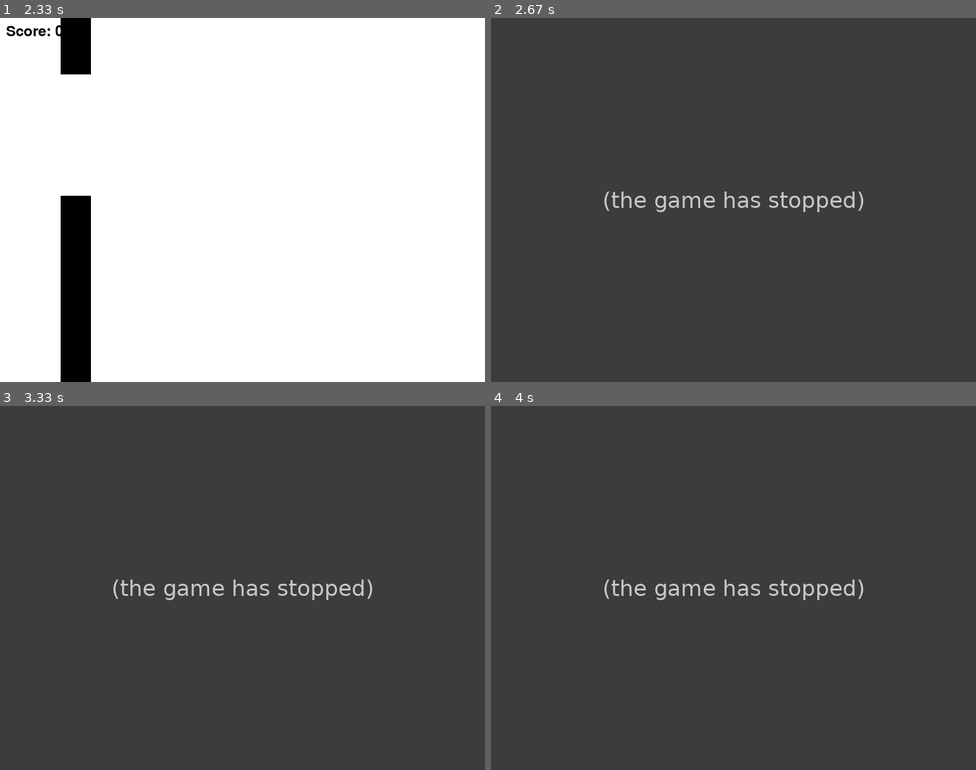
Above: before the commit, frames 1-4 (two rows, left to right).
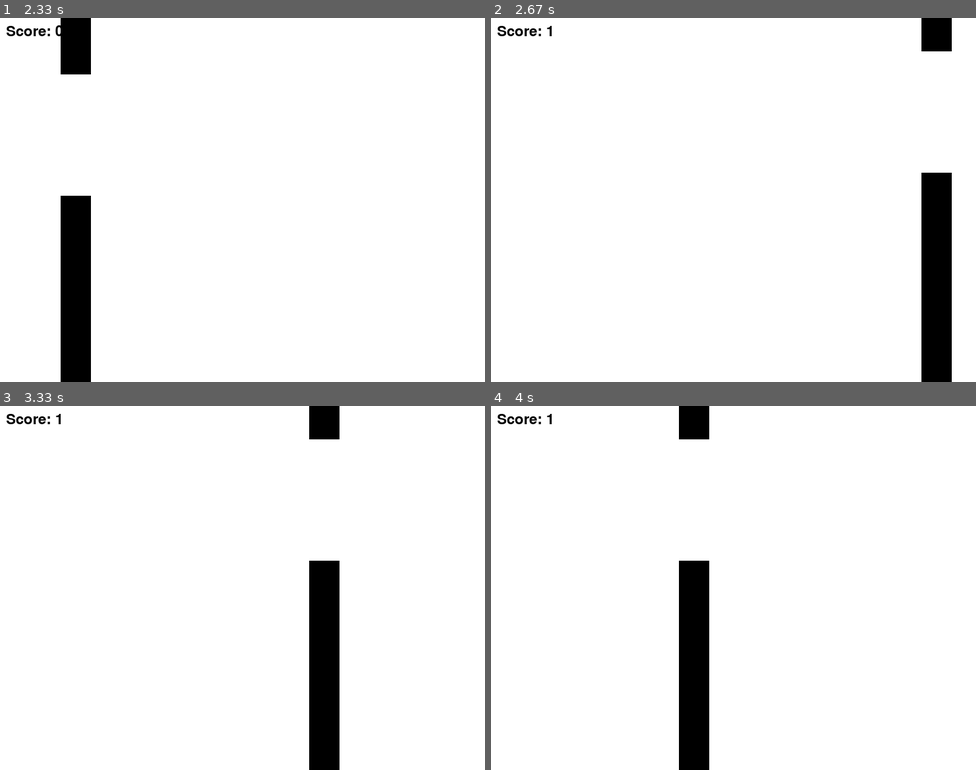
Above: after the commit, the same moments.

Repository: Kenyawaro/Birdy-Fly
Game: pygame game, started from jeu pygame.py
The game is run twice, just before and just after one commit, with the same random seed, the same clock (stepped at 60 frames per second) and the same inputs.
Inputs:
- Up to frame 1 (2.33 s): tap Space at 0.33, 0.73, 1.03, 1.23 s
- Up to frame 2 (2.67 s): no input
- Up to frame 3 (3.33 s): no input
- Up to frame 4 (4 s): no input

Frame 1 is identical in both runs. In frame 2, 100% of the frame differs, in the area x 0-100%, y 0-100%; in frame 3, 100%; in frame 4, 100%.
Before the commit the program exited at 2.37 s; later frames show no game.

Commit message:
ajout nombre de coup

Diff:
--- a/jeu pygame.py
+++ b/jeu pygame.py
@@ -33,6 +33,9 @@
 score = 0
 font = pygame.font.Font(None, 36)
 
+# Compteur de collisions
+collision_counter = 0
+
 # Fonction pour afficher le score
 def display_score():
     score_text = font.render("Score: " + str(score), True, BLACK)
@@ -62,9 +65,14 @@
     # Gestion des collisions
     if player_x + player_width > obstacle_x and player_x < obstacle_x + obstacle_width:
         if player_y < obstacle_height or player_y + player_height > obstacle_height + obstacle_gap:
-            running = False
-        else:
-            score += 1
+            # Collision détectée
+            collision_counter += 1
+            if collision_counter >= 3:
+                running = False  # Le joueur meurt après 3 collisions
+            else:
+                obstacle_x = WINDOW_WIDTH
+                obstacle_height = random.randint(50, 300)
+                score += 1
 
     # Affichage du joueur
     pygame.draw.rect(WINDOW, BLACK, (player_x, player_y, player_width, player_height))
